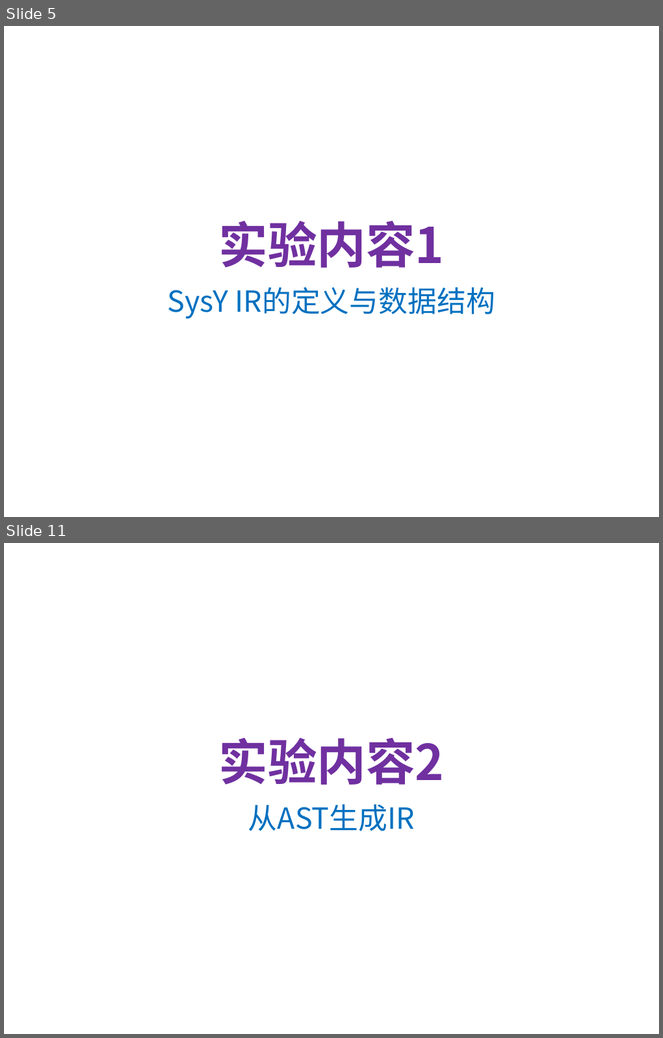
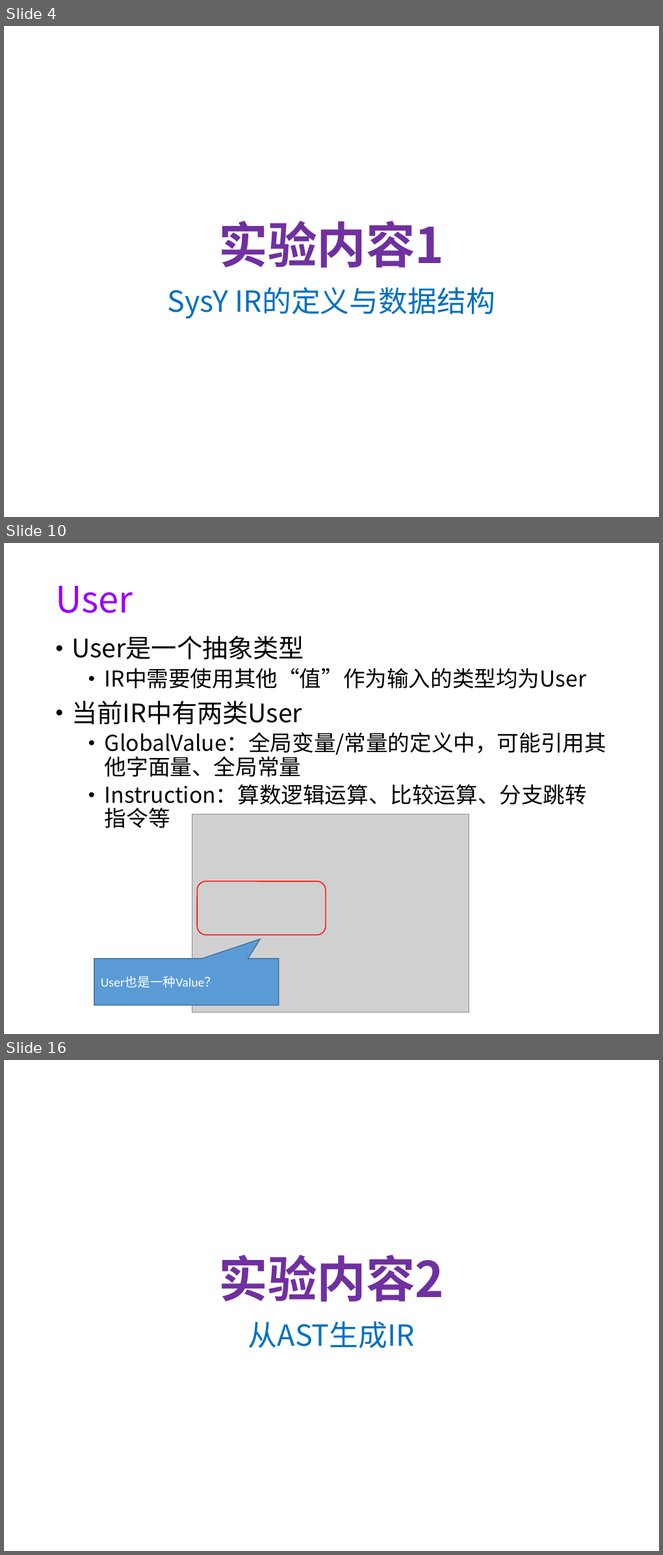
Before and after one commit to WangQingzhe/Sysy-compiler, a slide deck: doc/exp02-ir.pptx. Shown one above the other, each under a label of ours: slides 5 and 11 before the commit, slides 4, 10 and 16 after it; the slides between them are not shown. The pictures are 663x1038 and 663x1555 pixels, drawn with LibreOffice and Linux fonts; fonts in the diff are those of the drawing; grey boxes stand for pictures; background and template pictures are left out. Boxes give left, top, right and bottom in pixels: in the first picture for what was removed or moved away, otherwise in the second. Text is boxed around its words. In the diff, an @@ line names an element or a change of style, - is before the commit and + after.

```diff
--- a/doc/exp02-ir.pptx
+++ b/doc/exp02-ir.pptx
@@ slide 10 added at bbox=[4, 543, 659, 1034], background #FFFFFF @@
@@ title added at bbox=[55, 586, 133, 613], 40 pt, text #9900FF @@
+User
@@ text added at bbox=[72, 636, 607, 828], 24 pt, text #000000 @@
+• User是一个抽象类型
+  • IR中需要使用其他“值”作为输入的类型均为User
+• 当前IR中有两类User
+  • GlobalValue：全局变量/常量的定义中，可能引用其他字面量、全局常量
+  • Instruction：算数逻辑运算、比较运算、分支跳转指令等
@@ picture added at bbox=[192, 814, 469, 1012] @@
@@ rounded rectangle added at bbox=[197, 882, 326, 936], outline #FF0000 1 pt @@
@@ speech box added at bbox=[94, 959, 278, 1006], fill #5B9BD5, outline #43739E 1 pt, 14 pt, text #FFFFFF @@
+User也是一种Value？
@@ what was slide 5 is now slide 4 @@
@@ what was slide 11 is now slide 16 @@
```
Also in this commit, not shown: 1 slide changed, 18 other slides added, 10 slides removed.
